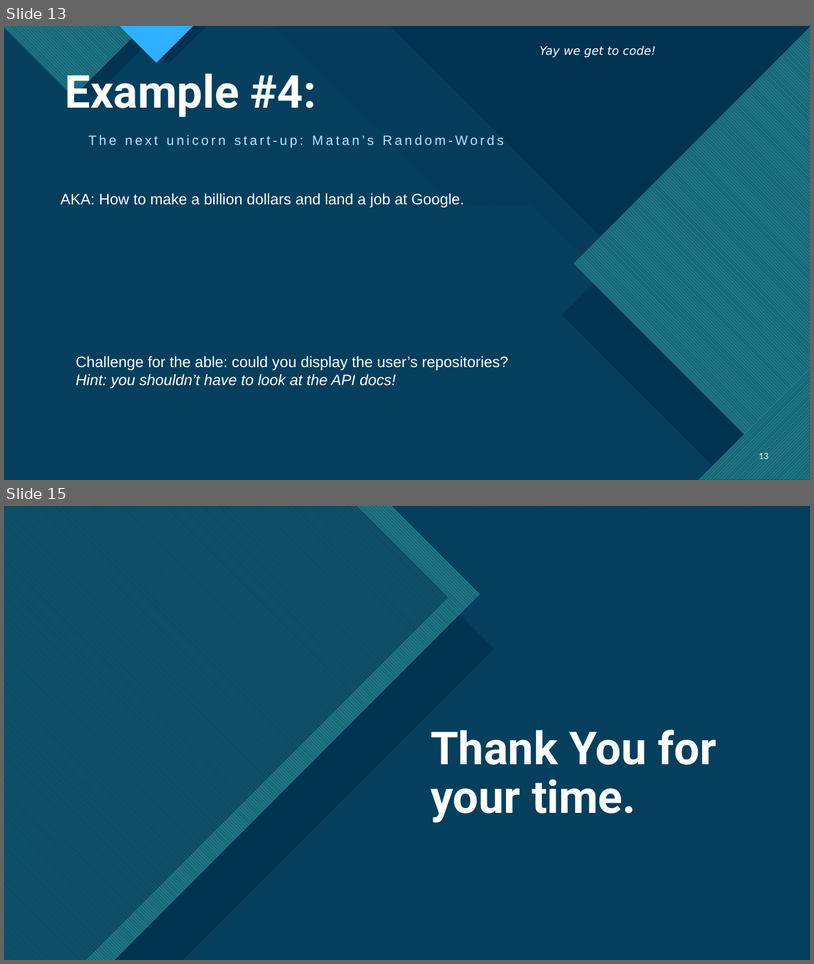
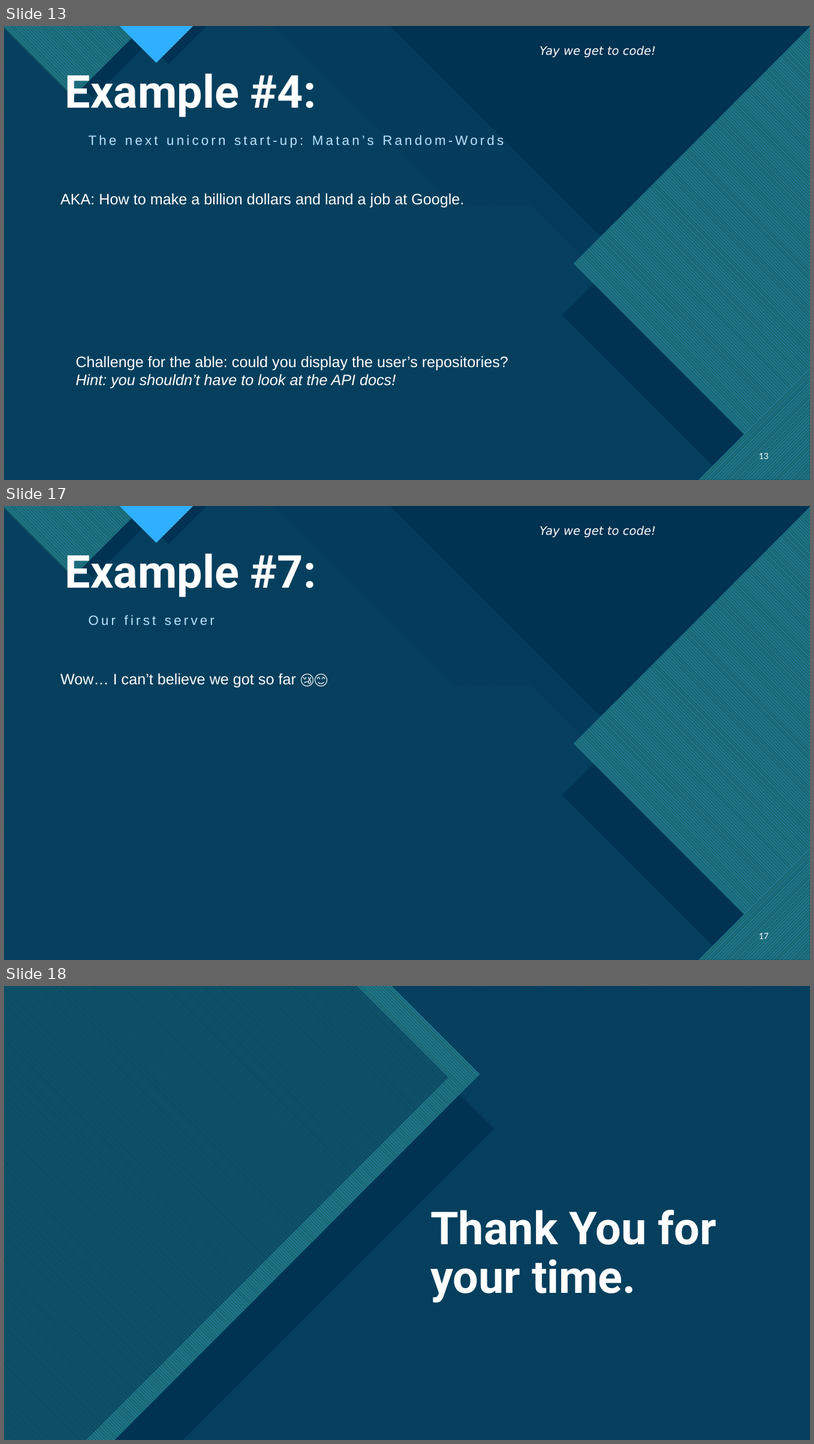
Before and after one commit to GnarlyMshtep/interSoftwareCommunication, a slide deck: presentationForInterSoftwareCommunication.pptx. Shown one above the other, each under a label of ours: slides 13 and 15 before the commit, slides 13, 17 and 18 after it; the slides between them are not shown. The pictures are 814x964 and 814x1444 pixels, drawn with LibreOffice and Linux fonts; fonts in the diff are those of the drawing. Boxes give left, top, right and bottom in pixels: in the first picture for what was removed or moved away, otherwise in the second. Text is boxed around its words. In the diff, an @@ line names an element or a change of style, - is before the commit and + after.

```diff
--- a/presentationForInterSoftwareCommunication.pptx
+++ b/presentationForInterSoftwareCommunication.pptx
@@ slide 17 added at (4,506,810,960), background #FFFFFF; not listed: 22 template elements that a slide beside it also shows @@
@@ text added at (540,526,656,537), 14 pt, text #FFFFFF, italic @@
+Yay we get to code!
@@ title added at (65,546,317,597), 54 pt, text #FFFFFF, bold @@
+Example #7:
@@ text added at (89,615,215,625), 16 pt, text #BAE4FF @@
+Our first server
@@ text added at (60,673,296,688), 18 pt, text #FFFFFF @@
+Wow… I can’t believe we got so far 😢😊
@@ page number added at (759,931,769,941), 10 pt, text #FFFFFF @@
+17
@@ what was slide 15 is now slide 18 @@
```
Also in this commit, not shown: 2 slides changed, 2 other slides added, 2 other files.
